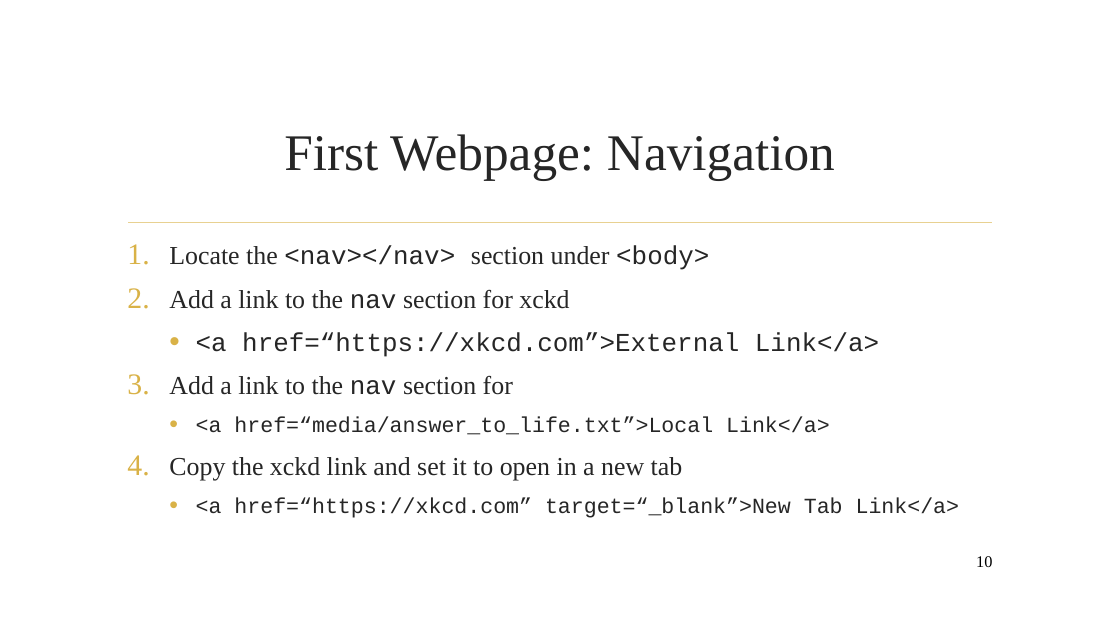
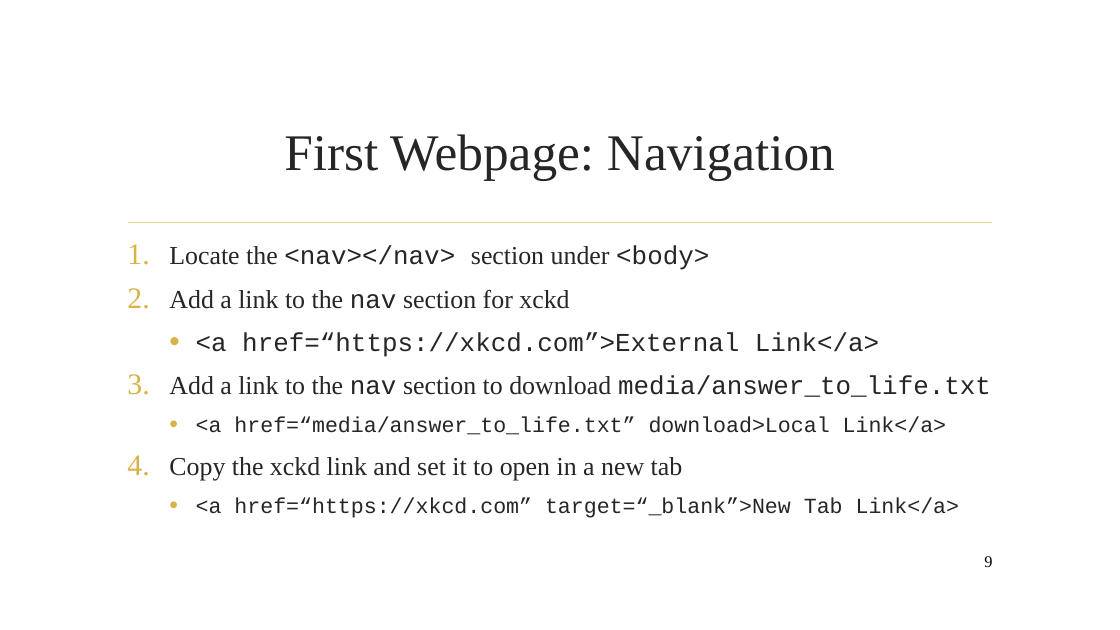
Before and after one commit to AADeLucia/beginner_web_tutorial, a slide deck: slide 9 of website_tutorial_beginner.pptx (slide 10 before the commit). Drawn at 1120x630 pixels with LibreOffice and Linux fonts; fonts in the diff are those of the drawing; background and template pictures are left out. Boxes give left, top, right and bottom in pixels: in the first picture for what was removed or moved away, otherwise in the second. Text is boxed around its words. In the diff, an @@ line names an element or a change of style, - is before the commit and + after.

```diff
--- a/website_tutorial_beginner.pptx
+++ b/website_tutorial_beginner.pptx
@@ text at <box>169,375,991,435</box>: text changed; size 18.5 to 22.2 pt @@
-3. Add a link to the nav section for
-  • <a href=“media/answer_to_life.txt”>Local Link</a>
+3. Add a link to the nav section to download media/answer_to_life.txt
+  • <a href=“media/answer_to_life.txt” download>Local Link</a>
@@ page number at <box>984,556,992,567</box>: text changed @@
-10
+9
```
Also in this commit, not shown: 5 other slides changed, 2 slides added, 1 slide removed, 3 other files.
